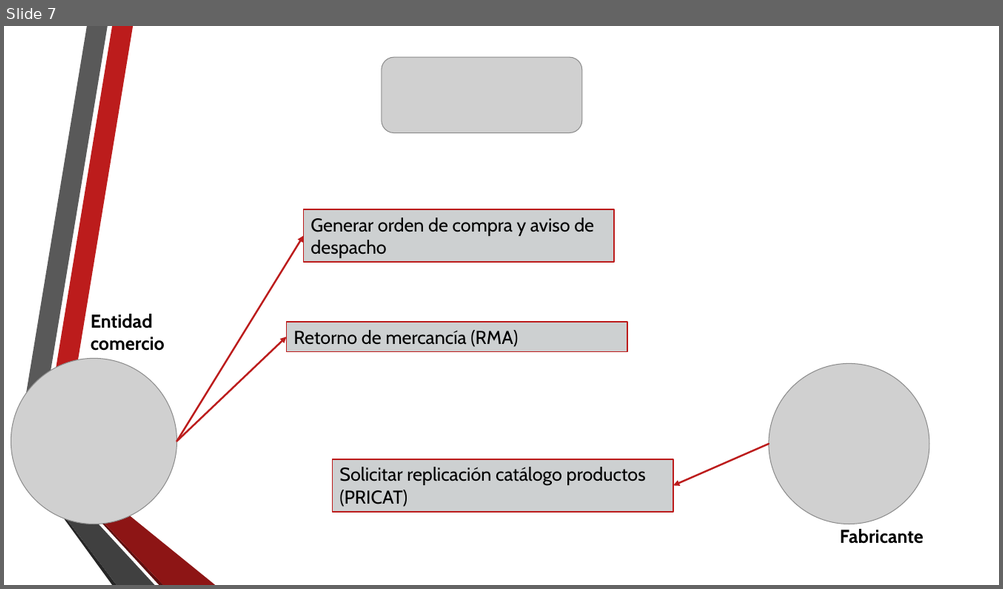
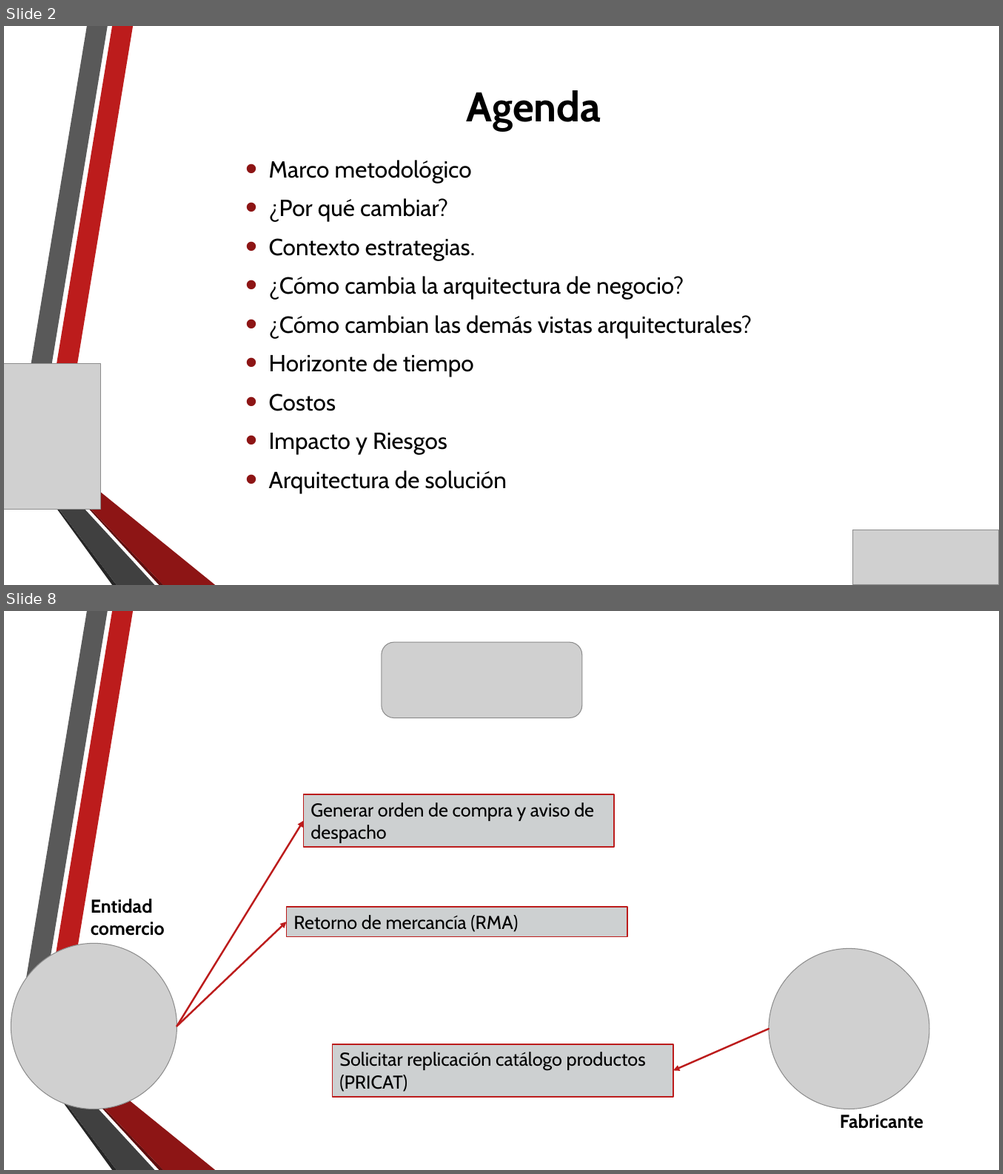
Before and after one commit to gaudisolutions/ecos, a slide deck: Proyecto I/Arquitectura Objetivo MPLA.pptx. Shown one above the other, each under a label of ours: slide 7 before the commit, slides 2 and 8 after it; the slides between them are not shown. The pictures are 1003x589 and 1003x1174 pixels, drawn with LibreOffice and Linux fonts; fonts in the diff are those of the drawing; grey boxes stand for pictures; background and template pictures are left out. Boxes give left, top, right and bottom in pixels: in the first picture for what was removed or moved away, otherwise in the second. Text is boxed around its words. In the diff, an @@ line names an element or a change of style, - is before the commit and + after.

```diff
--- a/Proyecto I/Arquitectura Objetivo MPLA.pptx
+++ b/Proyecto I/Arquitectura Objetivo MPLA.pptx
@@ slide 2 added at (x1=4, y1=26, x2=999, y2=585), background picture (left out); not listed: 6 template elements that a slide beside it also shows @@
@@ title added at (x1=466, y1=90, x2=601, y2=131), 40 pt, text #000000, bold @@
+Agenda
@@ text added at (x1=269, y1=160, x2=751, y2=494), 22.5 pt, text #000000 @@
+• Marco metodológico
+• ¿Por qué cambiar?
+• Contexto estrategias.
+• ¿Cómo cambia la arquitectura de negocio?
+• ¿Cómo cambian las demás vistas arquitecturales?
+• Horizonte de tiempo
+• Costos
+• Impacto y Riesgos
+• Arquitectura de solución
@@ picture added at (x1=4, y1=364, x2=100, y2=510) @@
@@ picture added at (x1=852, y1=531, x2=999, y2=585) @@
@@ what was slide 7 is now slide 8 @@
```
Also in this commit, not shown: 11 slides changed, 6 other slides added.
